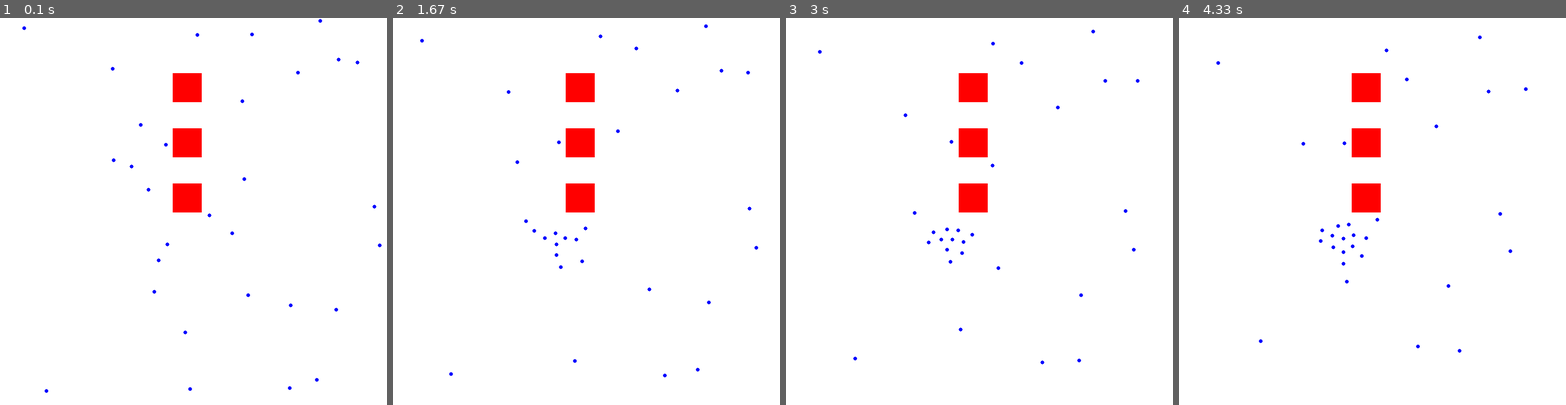
Above: before the commit, frames 1-4 (left to right).
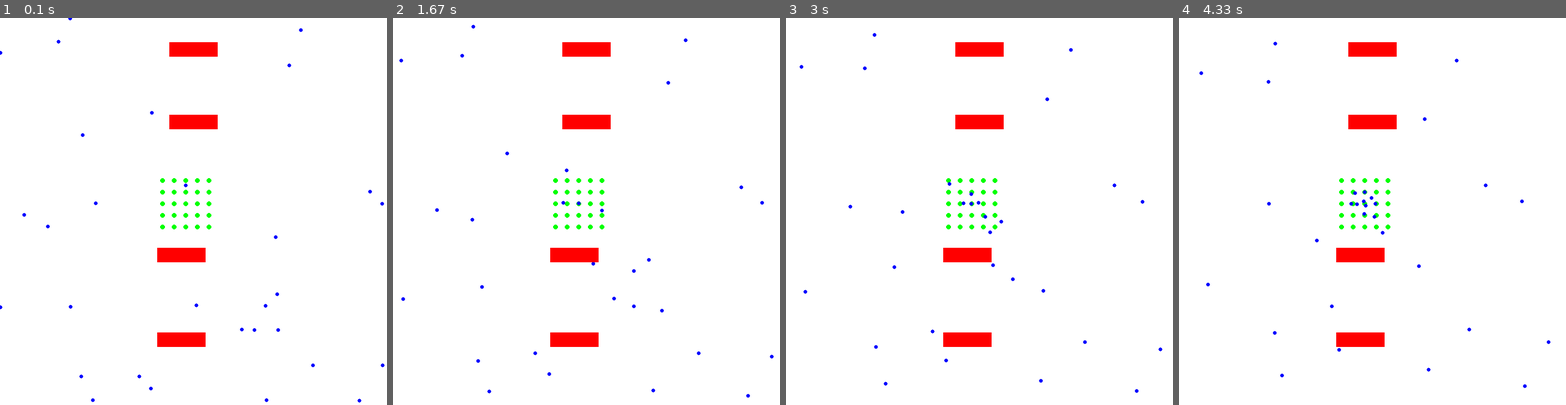
Above: after the commit, the same moments.

Repository: dllliu/swarm-sim
Game: pygame game, started from move_pygame.py
Two runs of this game, one before a commit and one after it. Both use one fixed random seed, a clock stepped at 60 frames per second and the inputs below.
Inputs:
- Up to frame 1 (0.1 s): no input
- Up to frame 2 (1.67 s): no input
- Up to frame 3 (3 s): no input
- Up to frame 4 (4.33 s): tap Enter at 3.33, 3.67, 4 s

The runs differ from the first frame. In frame 1, 4.1% of the frame differs, in the area x 0-100%, y 0-100%; in frame 2, 4.1%, in the area x 1-99%, y 1-99%; in frame 3, 4.1%; in frame 4, 4.1%.

Commit message:
collision handling and improved sim

Diff:
--- a/Swarmalator.py
+++ b/Swarmalator.py
@@ -4,6 +4,7 @@
 class Swarmalator(pygame.sprite.Sprite):
     def __init__(self, x, y):
         super().__init__()
+        self.radius = 0.2
         self.x = x
         self.y = y
         self.internal_freq = np.pi
@@ -12,12 +13,7 @@
         self.dy = 0
         self.dx_static = 0
         self.dy_static = 0
+        self.v_x = 0
+        self.v_y= 0
         self.num_bots_in_thres = 0
         self.num_static_in_thres = 0
-
-        self.image = pygame.Surface((20, 20))
-        self.image.fill((255, 0, 0))
-        self.rect = self.image.get_rect(center=(self.x, self.y))
-
-    def update(self):
-        self.rect = self.image.get_rect(center=(self.x, self.y))
--- /dev/null
+++ b/archive/test.py
@@ -0,0 +1,117 @@
+import pygame
+import random
+import math
+
+# Initialize Pygame
+pygame.init()
+
+# Screen dimensions
+WIDTH, HEIGHT = 800, 600
+screen = pygame.display.set_mode((WIDTH, HEIGHT))
+pygame.display.set_caption("Multiple Bouncing Circles with Collision")
+
+# Colors
+WHITE = (255, 255, 255)
+RED = (255, 0, 0)
+BLUE = (0, 0, 255)
+
+# Circle properties
+NUM_CIRCLES = 5  # Number of bouncing circles
+CIRCLE_RADIUS = 10
+
+# Generate circles with random positions and velocities
+circles = [
+    {
+        "pos": pygame.Vector2(random.randint(CIRCLE_RADIUS, WIDTH - CIRCLE_RADIUS),
+                              random.randint(CIRCLE_RADIUS, HEIGHT - CIRCLE_RADIUS)),
+        "vel": pygame.Vector2(random.choice([-4, 4]), random.choice([-4, 4]))
+    }
+    for _ in range(NUM_CIRCLES)
+]
+
+# Obstacle properties
+obstacles = [
+    pygame.Rect(300, 200, 200, 20),
+    pygame.Rect(150, 400, 250, 20),
+    pygame.Rect(500, 300, 150, 20)
+]
+
+# Clock for frame rate control
+clock = pygame.time.Clock()
+FPS = 60
+
+
+def check_circle_collision(circle1, circle2):
+    """Check if two circles are colliding and update their velocities if they do."""
+    distance = circle1["pos"].distance_to(circle2["pos"])
+    if distance < CIRCLE_RADIUS * 2:  # Collision detected
+        # Calculate unit normal and unit tangent vectors
+        normal = (circle2["pos"] - circle1["pos"]).normalize()
+        tangent = pygame.Vector2(-normal.y, normal.x)
+
+        # Project velocities onto normal and tangent directions
+        v1n = normal.dot(circle1["vel"])
+        v1t = tangent.dot(circle1["vel"])
+        v2n = normal.dot(circle2["vel"])
+        v2t = tangent.dot(circle2["vel"])
+
+        # Swap normal components (simulate elastic collision)
+        v1n, v2n = v2n, v1n
+
+        # Convert scalar normal and tangential velocities back to vectors
+        circle1["vel"] = normal * v1n + tangent * v1t
+        circle2["vel"] = normal * v2n + tangent * v2t
+
+
+# Main loop
+running = True
+while running:
+    screen.fill(WHITE)  # Clear screen
+
+    # Handle events
+    for event in pygame.event.get():
+        if event.type == pygame.QUIT:
+            running = False
+
+    # Update each circle
+    for i, circle in enumerate(circles):
+        circle["pos"] += circle["vel"]
+
+        # Wall collision detection (bounce off walls)
+        if circle["pos"].x - CIRCLE_RADIUS <= 0 or circle["pos"].x + CIRCLE_RADIUS >= WIDTH:
+            circle["vel"].x *= -1  # Reverse X direction
+        if circle["pos"].y - CIRCLE_RADIUS <= 0 or circle["pos"].y + CIRCLE_RADIUS >= HEIGHT:
+            circle["vel"].y *= -1  # Reverse Y direction
+
+        # Convert circle position to a pygame.Rect for collision detection
+        circle_rect = pygame.Rect(int(circle["pos"].x - CIRCLE_RADIUS), int(circle["pos"].y - CIRCLE_RADIUS),
+                                  CIRCLE_RADIUS * 2, CIRCLE_RADIUS * 2)
+
+        # Obstacle collision detection
+        for obstacle in obstacles:
+            if circle_rect.colliderect(obstacle):
+                # Determine collision side by checking overlap
+                if abs(circle_rect.bottom - obstacle.top) < 10 and circle["vel"].y > 0:  # Hitting from top
+                    circle["vel"].y *= -1
+                elif abs(circle_rect.top - obstacle.bottom) < 10 and circle["vel"].y < 0:  # Hitting from bottom
+                    circle["vel"].y *= -1
+                elif abs(circle_rect.right - obstacle.left) < 10 and circle["vel"].x > 0:  # Hitting from left
+                    circle["vel"].x *= -1
+                elif abs(circle_rect.left - obstacle.right) < 10 and circle["vel"].x < 0:  # Hitting from right
+                    circle["vel"].x *= -1
+
+        # Check collision with other circles
+        for j in range(i + 1, NUM_CIRCLES):
+            check_circle_collision(circle, circles[j])
+
+        # Draw bouncing circle
+        pygame.draw.circle(screen, RED, (int(circle["pos"].x), int(circle["pos"].y)), CIRCLE_RADIUS)
+
+    # Draw obstacles
+    for obstacle in obstacles:
+        pygame.draw.rect(screen, BLUE, obstacle)
+
+    pygame.display.flip()  # Update display
+    clock.tick(FPS)  # Maintain frame rate
+
+pygame.quit()
--- a/move_pygame.py
+++ b/move_pygame.py
@@ -7,73 +7,95 @@
 from beacons import Beacon
 from Swarmalator import Swarmalator
 from boundary_manager import BoundaryManager
-from obstacle import Obstacle_Manager
 
-N_GRID = 15
-M_GRID = 15
-maxX = N_GRID // 2
-minX = - (N_GRID // 2)
-maxY = M_GRID // 2
-minY = -(M_GRID // 2)
+maxX = 800
+maxY  = 800
+SCALE = int(maxX / 33)
 
 NUM_SWARMALATORS = 30
 B = 0.4
-dt = 0.2
+dt = 1
+
+WHITE = (255, 255, 255)
+RED = (255, 0, 0)
+BLUE = (0, 0, 255)
 
 class Simulation:
     def __init__(self):
         self.arr_beacons = []
         self.arr_swarmalators = pygame.sprite.Group()
-        self.obstacles = pygame.sprite.Group()
-        self.new_beacon_j=20
+        self.obstacles = []
+        self.new_beacon_j=32
         self.set_grid_beacons()
         self.set_swarmalators()
         self.set_time = time.time()
-        self.median_x = np.mean([swarmalator.x for swarmalator in self.arr_swarmalators])
-        self.median_y = np.mean([swarmalator.y for swarmalator in self.arr_swarmalators])
         self.boundary_speed = 0.05
         self.boundary_direction = (np.pi) / 2
-        self.curr_boundary = BoundaryManager(self.median_x, self.median_y, self.boundary_speed, self.boundary_direction, minX, maxX, minY, maxY, thres_dist=1.5)
+        self.curr_boundary = BoundaryManager(33//2, 33//2, self.boundary_speed, self.boundary_direction, 0, 33, 0, 33, thres_dist=3)
         self.init_obstacles()
 
     def set_grid_beacons(self):
-        for i in range(minX, maxX + 1):
-            for j in range(minY, maxY + 1):
-                if -2 <= j <= 0 and -2 <= i <= 0:
+        for i in range(0, 33):
+            for j in range(0, 33):
+                if 33//2-2 <= j <= 33//2+2 and 33//2-2 <= i <= 33//2+2:
                     beac = Beacon(i, j, beacon_j=self.new_beacon_j)
                 else:
                     beac = Beacon(i, j, beacon_j=0)
                 self.arr_beacons.append(beac)
 
     def set_swarmalators(self):
-        for _ in range(NUM_SWARMALATORS):
-            while True:
-                x = minX + random.random() * (maxX - minX)
-                y = minY + random.random() * (maxY - minY)
-                swarmalator = Swarmalator(x, y)
-                if all(sqrt((s.x - x) ** 2 + (s.y - y) ** 2) >= 2 * s.radius for s in self.arr_swarmalators):
-                    self.arr_swarmalators.add(swarmalator)
-                    break
+        while len(self.arr_swarmalators) < NUM_SWARMALATORS:
+            i = random.randint(0, 33)
+            j = random.randint(0, 33)
+            if all(sqrt((s.x - i) ** 2 + (s.y - j) ** 2) >= 2 * s.radius for s in self.arr_swarmalators):
+                swarmalator = Swarmalator(i, j)
+                self.arr_swarmalators.add(swarmalator)
 
     def init_obstacles(self):
-        self.obstacles.add(Obstacle_Manager("rect", -0.75, 5, size=60, color=(255, 0, 0)))
-        self.obstacles.add(Obstacle_Manager("rect", -0.75, 3, size=60, color=(255, 0, 0)))
-        self.obstacles.add(Obstacle_Manager("rect", -0.75, 1, size=60, color=(255, 0, 0)))
+        #left, top, width, height
+        self.obstacles = [
+            pygame.Rect(350, 200, 100, 30),
+            pygame.Rect(350, 50, 100, 30),
+            pygame.Rect(325, 475, 100, 30),
+            pygame.Rect(325, 650, 100, 30)
+        ]
 
 
     def handle_collisions(self, swarmalator):
-        swarmalator.update()
+        swarmalator_rect = pygame.Rect(int(swarmalator.x * SCALE - swarmalator.radius * SCALE), int(swarmalator.y * SCALE - swarmalator.radius * SCALE), swarmalator.radius * SCALE, swarmalator.radius * SCALE)
+
+        offset = abs(swarmalator.v_y)
 
         for obstacle in self.obstacles:
-            dist_x = swarmalator.rect.centerx - obstacle.rect.centerx
-            dist_y = swarmalator.rect.centery - obstacle.rect.centery
-            distance = sqrt(dist_x ** 2 + dist_y ** 2)
-            threshold = obstacle.size / 40
-
-            if obstacle.shape == "rect" and pygame.sprite.collide_rect(swarmalator, obstacle) and distance <= max(1, threshold):
-                repulsion_strength = 1.5 * threshold
-                swarmalator.dx = repulsion_strength * (dist_x / (distance * 0.2 + 0.1))
-                swarmalator.dy = repulsion_strength * (dist_y / (distance * 0.2 + 0.1))
+            if swarmalator_rect.colliderect(obstacle):
+                if abs(swarmalator_rect.bottom - obstacle.top) < 10 and swarmalator.v_y > 0:  # Hitting from top
+                    swarmalator.v_y *= -1
+                    swarmalator.y -= 2 * offset
+                    if swarmalator_rect.centerx < obstacle.centerx:
+                        swarmalator.x -= 3 * offset
+                    else:
+                        swarmalator.x += 3 * offset
+                elif abs(swarmalator_rect.top - obstacle.bottom) < 10 and swarmalator.v_y < 0:  # Hitting from bottom
+                    swarmalator.v_y *= -1
+                    swarmalator.y += 2 * offset
+                    if swarmalator_rect.centerx < obstacle.centerx:
+                        swarmalator.x -= 3 * offset
+                    else:
+                        swarmalator.x += 3 * offset
+                elif abs(swarmalator_rect.right - obstacle.left) < 10 and swarmalator.v_x > 0:  # Hitting from left
+                    swarmalator.v_x *= -1
+                    swarmalator.x -= 2 * offset
+                    if swarmalator_rect.centery < obstacle.centery:
+                        swarmalator.y -= 3 * offset
+                    else:
+                        swarmalator.y += 3 * offset
+                elif abs(swarmalator_rect.left - obstacle.right) < 10 and swarmalator.v_x < 0:  # Hitting from right
+                    swarmalator.v_x *= -1
+                    swarmalator.x += 2 * offset
+                    if swarmalator_rect.centery < obstacle.centery:
+                        swarmalator.y -= 3 * offset
+                    else:
+                        swarmalator.y += 3 * offset
 
 
     def total_movement_and_phase_calcs(self):
@@ -84,6 +106,8 @@
             curr_swarmalator.dy_static = 0
             curr_swarmalator.num_bots_in_thres = 0
             curr_swarmalator.num_static_in_thres = 0
+            curr_swarmalator.v_x=0
+            curr_swarmalator.v_y=0
 
             for swarmalator in self.arr_swarmalators:
                 if curr_swarmalator != swarmalator:
@@ -112,20 +136,15 @@
             if curr_swarmalator.num_static_in_thres == 0:
                 curr_swarmalator.num_static_in_thres = 1
 
+            curr_swarmalator.v_x = (curr_swarmalator.dx / curr_swarmalator.num_bots_in_thres) * dt + (curr_swarmalator.dx_static / curr_swarmalator.num_static_in_thres) * dt
+            curr_swarmalator.v_y = (curr_swarmalator.dy / curr_swarmalator.num_bots_in_thres) * dt + (curr_swarmalator.dy_static / curr_swarmalator.num_static_in_thres) * dt
             self.handle_collisions(curr_swarmalator)
-
-            curr_swarmalator.x += (curr_swarmalator.dx / curr_swarmalator.num_bots_in_thres) * dt + (curr_swarmalator.dx_static / curr_swarmalator.num_static_in_thres) * dt
-            curr_swarmalator.y += (curr_swarmalator.dy / curr_swarmalator.num_bots_in_thres) * dt + (curr_swarmalator.dy_static / curr_swarmalator.num_static_in_thres) * dt
-
-    def transform_coordinates(self, x, y, screen_width=800, screen_height=800):
-        px = ((x - minX) / (maxX - minX)) * screen_width
-        py = screen_height - ((y - minY) / (maxY - minY)) * screen_height
-        return px, py
+            curr_swarmalator.x += curr_swarmalator.v_x
+            curr_swarmalator.y += curr_swarmalator.v_y
 
     def run(self):
-        self.init_obstacles()
         pygame.init()
-        screen = pygame.display.set_mode((800, 800))
+        screen = pygame.display.set_mode((maxX, maxY))
         clock = pygame.time.Clock()
         running = True
 
@@ -137,24 +156,19 @@
             screen.fill((255, 255, 255))
             self.total_movement_and_phase_calcs()
 
-            if time.time() - self.set_time > 10:
+            for beacon in self.arr_beacons:
+                if beacon.active:
+                    pygame.draw.circle(screen, (0, 255, 0), (int(beacon.x * SCALE), int(beacon.y * SCALE)), 5)
+
+            for swarmalator in self.arr_swarmalators:
+                pygame.draw.circle(screen, (0, 0, 255), (int(swarmalator.x * SCALE), int(swarmalator.y * SCALE)), int(swarmalator.radius * 20))
+
+            for obstacle in self.obstacles:
+                pygame.draw.rect(screen, RED, obstacle)
+
+            if time.time() - self.set_time > 20:
                 self.curr_boundary.move_boundary(dt)
                 self.curr_boundary.update_beacons(self.arr_beacons, self.new_beacon_j)
-                for beacon in self.arr_beacons:
-                    if beacon.active:
-                        beacon_x, beacon_y = self.transform_coordinates(beacon.x, beacon.y)
-                        pygame.draw.circle(screen, (0, 255, 0), (beacon_x, beacon_y), 5)
-
-            for swarmalator in self.arr_swarmalators:
-                swarmalator_x, swarmalator_y = self.transform_coordinates(swarmalator.x, swarmalator.y)
-                pygame.draw.circle(screen, (0, 0, 255), (swarmalator_x, swarmalator_y), swarmalator.radius * 20)
-
-            for obstacle in self.obstacles:
-                obstacle_x, obstacle_y = self.transform_coordinates(obstacle.x, obstacle.y)
-                if obstacle.shape == "rect":
-                    pygame.draw.rect(screen, obstacle.color, (obstacle_x, obstacle_y, obstacle.size, obstacle.size))
-                elif obstacle.shape == "circle":
-                    pygame.draw.circle(screen, obstacle.color, (obstacle_x, obstacle_y), obstacle.size)
 
             pygame.display.flip()
             clock.tick(30)
--- a/obstacle.py
+++ /dev/null
@@ -1,12 +0,0 @@
-import pygame
-
-class Obstacle_Manager(pygame.sprite.Sprite):
-    def __init__(self, shape, x, y, size=20, color=(255, 0, 0)):
-        super().__init__()
-        self.x = x
-        self.y = y
-        self.shape = shape
-        self.color = color
-        self.size = size
-        self.image = pygame.Surface((size, size))
-        self.rect = self.image.get_rect(center=(self.x, self.y))
